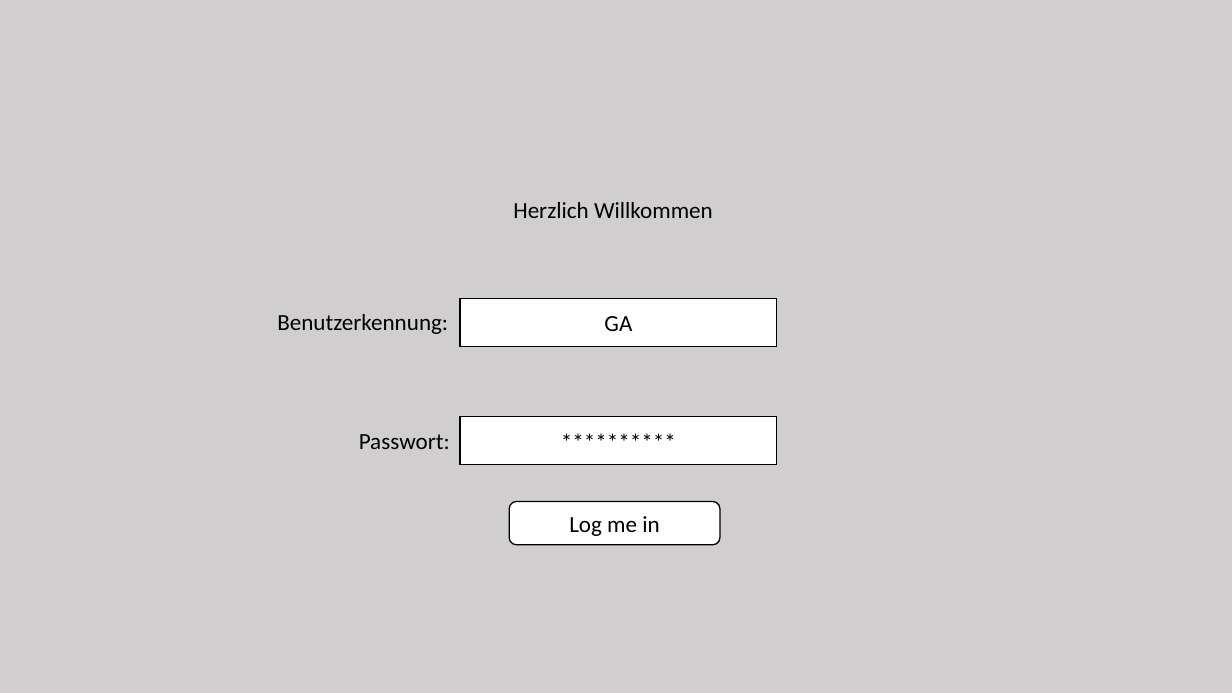
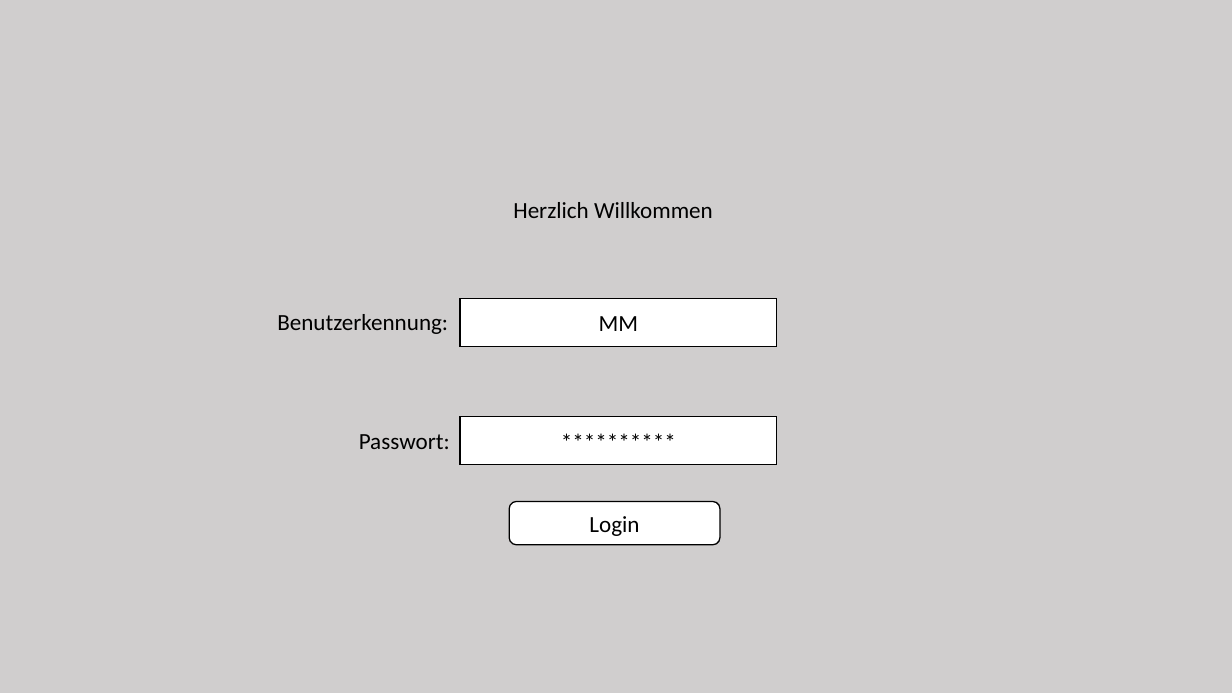
Before and after one commit to Kelevrae/LittleBigPlanet, a slide deck: slide 2 of Techniker Dokus/Mockup Admin.pptx. Drawn at 1232x693 pixels with LibreOffice and Linux fonts; fonts in the diff are those of the drawing; background and template pictures are left out. Boxes give left, top, right and bottom in pixels: in the first picture for what was removed or moved away, otherwise in the second. Text is boxed around its words. In the diff, an @@ line names an element or a change of style, - is before the commit and + after.

```diff
--- a/Techniker Dokus/Mockup Admin.pptx
+++ b/Techniker Dokus/Mockup Admin.pptx
@@ text in rectangle at (599,316,638,331): text changed @@
-GA
+MM
@@ text in rounded rectangle at (589,516,639,536): text changed @@
-Log me in
+Login
```
Also in this commit, not shown: 6 other slides changed, 1 slide added, 1 slide removed, 1 other file.
